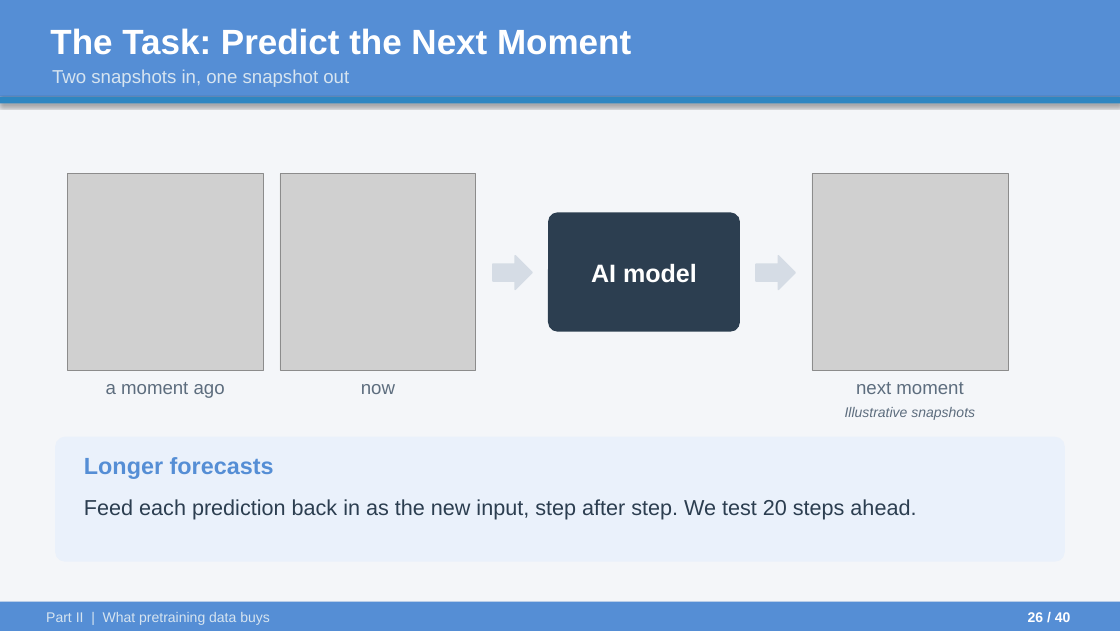
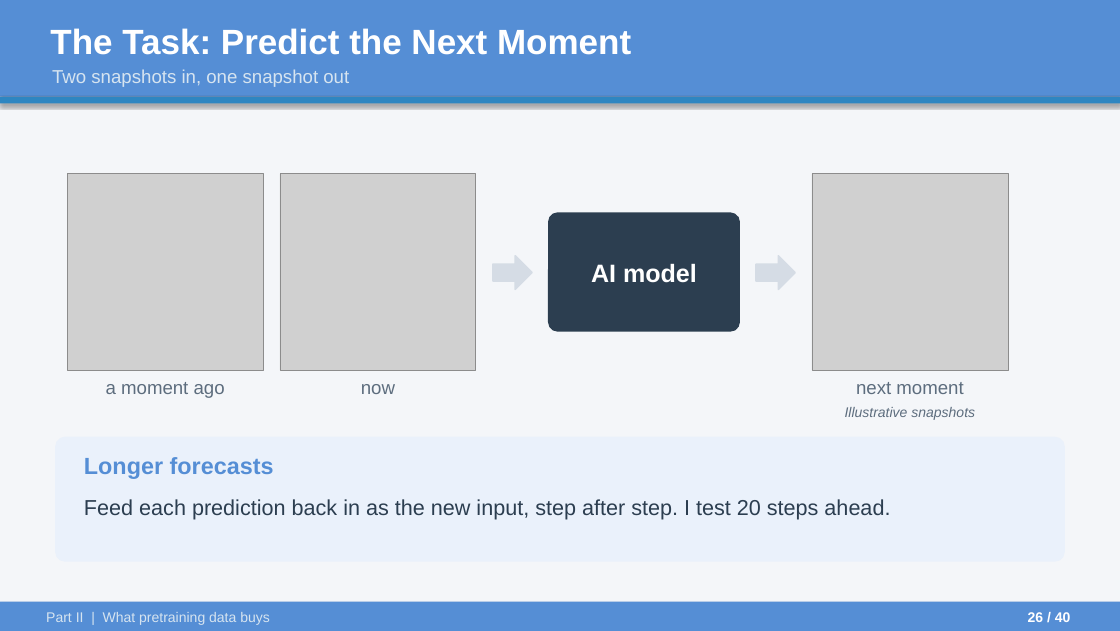
Before and after one commit to ARYAMANN7279/aurora-from-scratch-jax, a slide deck: slide 26 of UGP_Final/UGP_Final_Presentation.pptx. Drawn at 1120x631 pixels with LibreOffice and Linux fonts; fonts in the diff are those of the drawing; grey boxes stand for pictures. Boxes give left, top, right and bottom in pixels: in the first picture for what was removed or moved away, otherwise in the second. Text is boxed around its words. In the diff, an @@ line names an element or a change of style, - is before the commit and + after.

```diff
--- a/UGP_Final/UGP_Final_Presentation.pptx
+++ b/UGP_Final/UGP_Final_Presentation.pptx
@@ text at [84, 499, 890, 520]: text changed @@
-Feed each prediction back in as the new input, step after step. We test 20 steps ahead.
+Feed each prediction back in as the new input, step after step. I test 20 steps ahead.
```
Also in this commit, not shown: 19 other slides changed, 2 other files.
